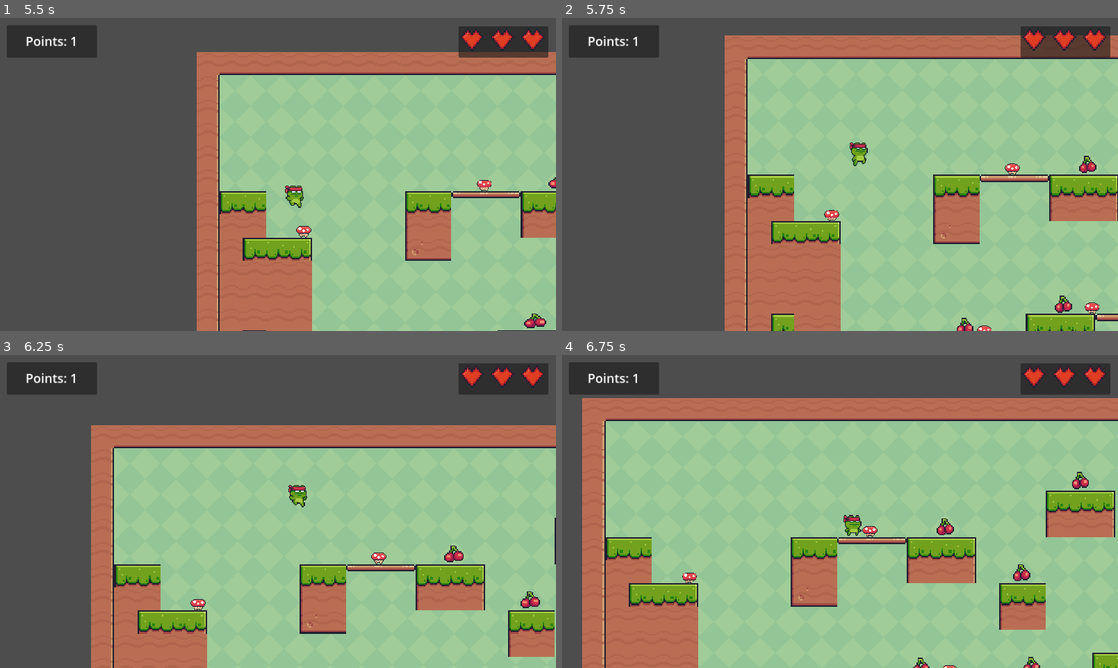
Above: before the commit, frames 1-4 (two rows, left to right).
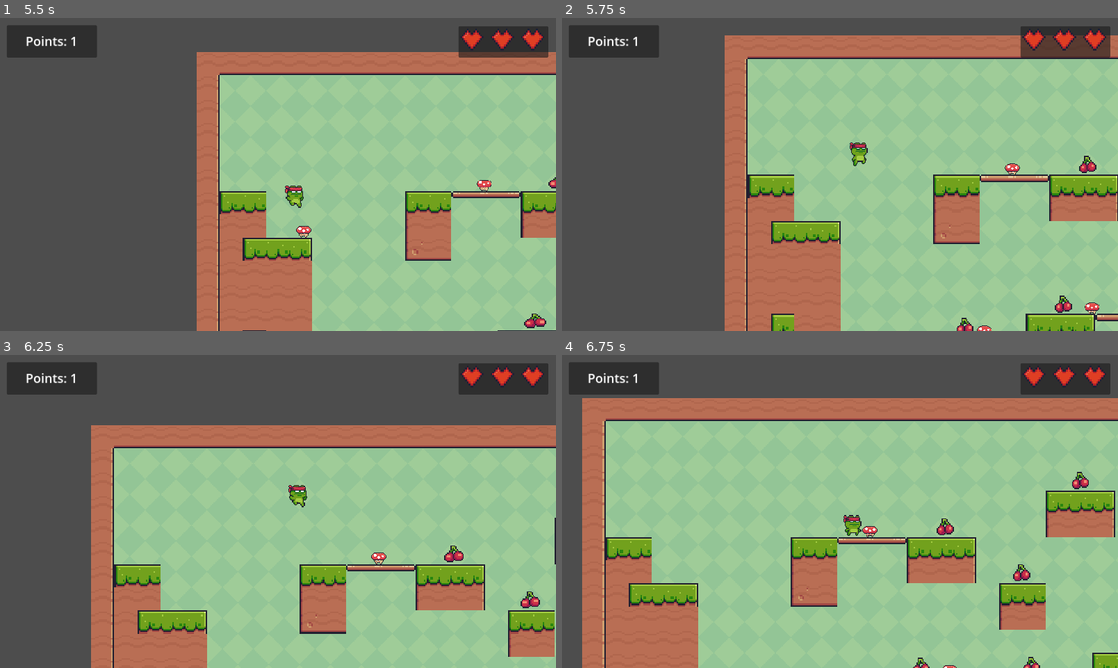
Above: after the commit, the same moments.

Repository: aatansen/2D-Game-Using-Godot-4-Game-Engine
Game: Godot game, scene res://scenes/menu/main_menu.tscn
The game is run twice, just before and just after one commit, with the same random seed, the same clock (stepped at 60 frames per second) and the same inputs.
Inputs:
- Up to frame 1 (5.5 s): click "Level 1" at 0.5 s; hold D (right) 1.28-2.78 s; tap Space (jump) at 1.35, 1.52, 1.82, 2.1, 2.27, 2.57, 2.85, 3.6, 3.77, 4.07, 4.35, 4.52, 4.82, 5.1, 5.27 s; hold Left (left) 2.78-5.03 s; hold D (right) from 5.03 s (still down)
- Up to frame 2 (5.75 s): keep holding D (right); tap Space (jump) at 5.57 s
- Up to frame 3 (6.25 s): keep holding D (right); tap Space (jump) at 5.85 s
- Up to frame 4 (6.75 s): keep holding D (right); tap Space (jump) at 6.6 s

Frame 1 is identical in both runs. In frame 2, less than 0.1% of the frame differs, in the area x 47-50%, y 61-65%; in frame 3, less than 0.1%, in the area x 34-37%, y 78-82%; in frame 4, less than 0.1%.

Commit message:
Enemy interaction

Diff:
--- /dev/null
+++ b/scenes/game_objects/enemy.gd
@@ -0,0 +1,13 @@
+extends RigidBody2D
+
+
+func _on_area_2d_body_entered(body: Node2D) -> void:
+	if body.name == "CharacterBody2D":
+		var y_delta=position.y-body.position.y
+		if y_delta>47:
+			print("Destroy Enemy ",y_delta)
+			queue_free()
+			body.jump()
+		else:
+			print("Health Decrease ",y_delta)
+			#body.queue_free()
--- a/scenes/game_objects/enemy.tscn
+++ b/scenes/game_objects/enemy.tscn
@@ -1,5 +1,6 @@
-[gd_scene load_steps=18 format=3 uid="uid://ba5kh4sf4kxh4"]
+[gd_scene load_steps=20 format=3 uid="uid://ba5kh4sf4kxh4"]
 
+[ext_resource type="Script" path="res://scenes/game_objects/enemy.gd" id="1_euxal"]
 [ext_resource type="Texture2D" uid="uid://cct83q6q32st" path="res://assets/enemies/enemy_idle.png" id="1_kphaw"]
 
 [sub_resource type="AtlasTexture" id="AtlasTexture_hga08"]
@@ -111,8 +112,12 @@
 [sub_resource type="RectangleShape2D" id="RectangleShape2D_x3m6g"]
 size = Vector2(32, 24)
 
+[sub_resource type="RectangleShape2D" id="RectangleShape2D_4bku8"]
+size = Vector2(34, 25)
+
 [node name="Enemy" type="RigidBody2D"]
 position = Vector2(127, 117)
+script = ExtResource("1_euxal")
 
 [node name="AnimatedSprite2D" type="AnimatedSprite2D" parent="."]
 texture_filter = 1
@@ -125,3 +130,11 @@
 [node name="CollisionShape2D" type="CollisionShape2D" parent="."]
 position = Vector2(0, 7)
 shape = SubResource("RectangleShape2D_x3m6g")
+
+[node name="Area2D" type="Area2D" parent="."]
+
+[node name="CollisionShape2D" type="CollisionShape2D" parent="Area2D"]
+position = Vector2(0, 6.5)
+shape = SubResource("RectangleShape2D_4bku8")
+
+[connection signal="body_entered" from="Area2D" to="." method="_on_area_2d_body_entered"]
--- a/scenes/game_objects/main_character.gd
+++ b/scenes/game_objects/main_character.gd
@@ -4,6 +4,9 @@
 const SPEED = 300.0
 const JUMP_VELOCITY = -600.0
 @onready var animated_sprite_2d: AnimatedSprite2D = $AnimatedSprite2D
+
+func jump():
+	velocity.y=JUMP_VELOCITY
 
 func _physics_process(delta: float) -> void:
 	#Animations
Not shown, changed: README.md
